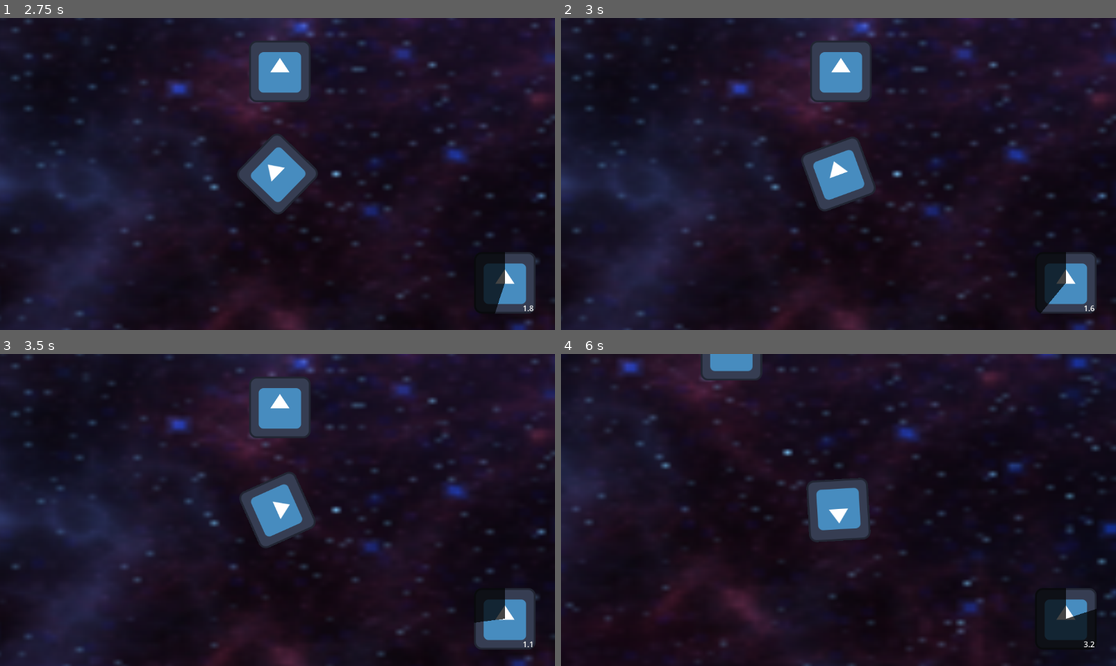
Above: before the commit, frames 1-4 (two rows, left to right).
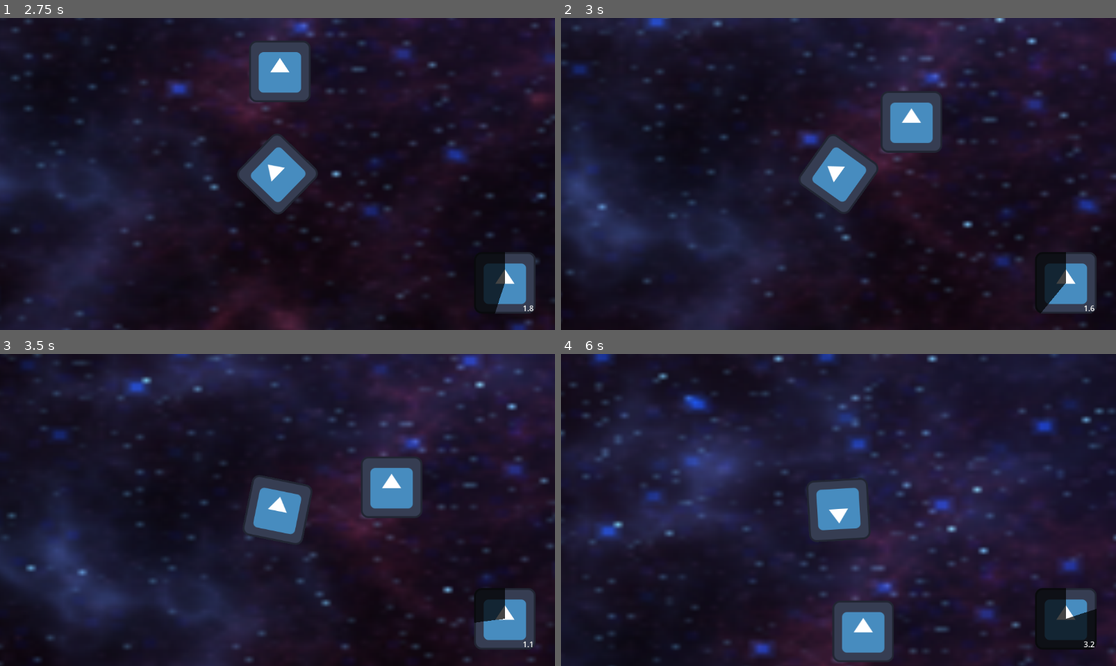
Above: after the commit, the same moments.

Repository: joegriffin2000/starship_jousting_godot
Game: Godot game, scene res://mainspace.tscn
The game is run twice, just before and just after one commit, with the same random seed, the same clock (stepped at 60 frames per second) and the same inputs. The engine's default icon, where the game draws it, is replaced by a stand-in: a white triangle on a blue panel in a dark square.
Inputs (mouse positions are in pixels of both pictures, inside the frame that each line leads up to):
- Up to frame 1 (2.75 s): click (505, 283) at 0.5 s; hold D (right) 1.28-2.03 s; hold Space (dash) 1.28-2.03 s; hold A (left) from 2.03 s (still down); tap Space (dash) at 2.1 s
- Up to frame 2 (3 s): release A (left) at 2.78 s; hold D (right) from 2.78 s (still down); hold Space (dash) from 2.78 s (still down)
- Up to frame 3 (3.5 s): keep holding D (right); keep holding Space (dash)
- Up to frame 4 (6 s): release D (right) at 3.53 s; release Space (dash) at 3.53 s; hold W (up) 3.53-4.28 s; tap Space (dash) at 3.6, 5.1 s; hold Space (dash) 4.28-5.03 s; hold A (left) from 4.28 s (still down); hold Space (dash) from 5.78 s (still down)

Frame 1 is identical in both runs. In frame 2, 25% of the frame differs, in the area x 0-100%, y 0-100%; in frame 3, 28%; in frame 4, 41%.

Commit message:
improve ship bouncing

Diff:
--- a/logic/ship.gd
+++ b/logic/ship.gd
@@ -4,7 +4,7 @@
 @export var rotation_speed = 3
 @export var dash_speed = 900
 @export var dash_length = 0.3
-@export var dash_cd = 4
+@export var dash_cd = 1
 @export var knock_back_time = 0.3
 
 @onready var action = $Action_Timer
--- a/ship.tscn
+++ b/ship.tscn
@@ -5,8 +5,9 @@
 [ext_resource type="Script" path="res://logic/dash.gd" id="4_aff75"]
 [ext_resource type="Script" path="res://logic/action.gd" id="5_rp1k1"]
 
-[sub_resource type="RectangleShape2D" id="RectangleShape2D_etytm"]
-size = Vector2(128, 126)
+[sub_resource type="CapsuleShape2D" id="CapsuleShape2D_pg804"]
+radius = 60.0
+height = 126.0
 
 [node name="Ship" type="CharacterBody2D"]
 position = Vector2(-1, 0)
@@ -16,7 +17,7 @@
 texture = ExtResource("2_edqxu")
 
 [node name="CollisionShape2D" type="CollisionShape2D" parent="."]
-shape = SubResource("RectangleShape2D_etytm")
+shape = SubResource("CapsuleShape2D_pg804")
 
 [node name="Action_Timer" type="Timer" parent="."]
 script = ExtResource("5_rp1k1")
